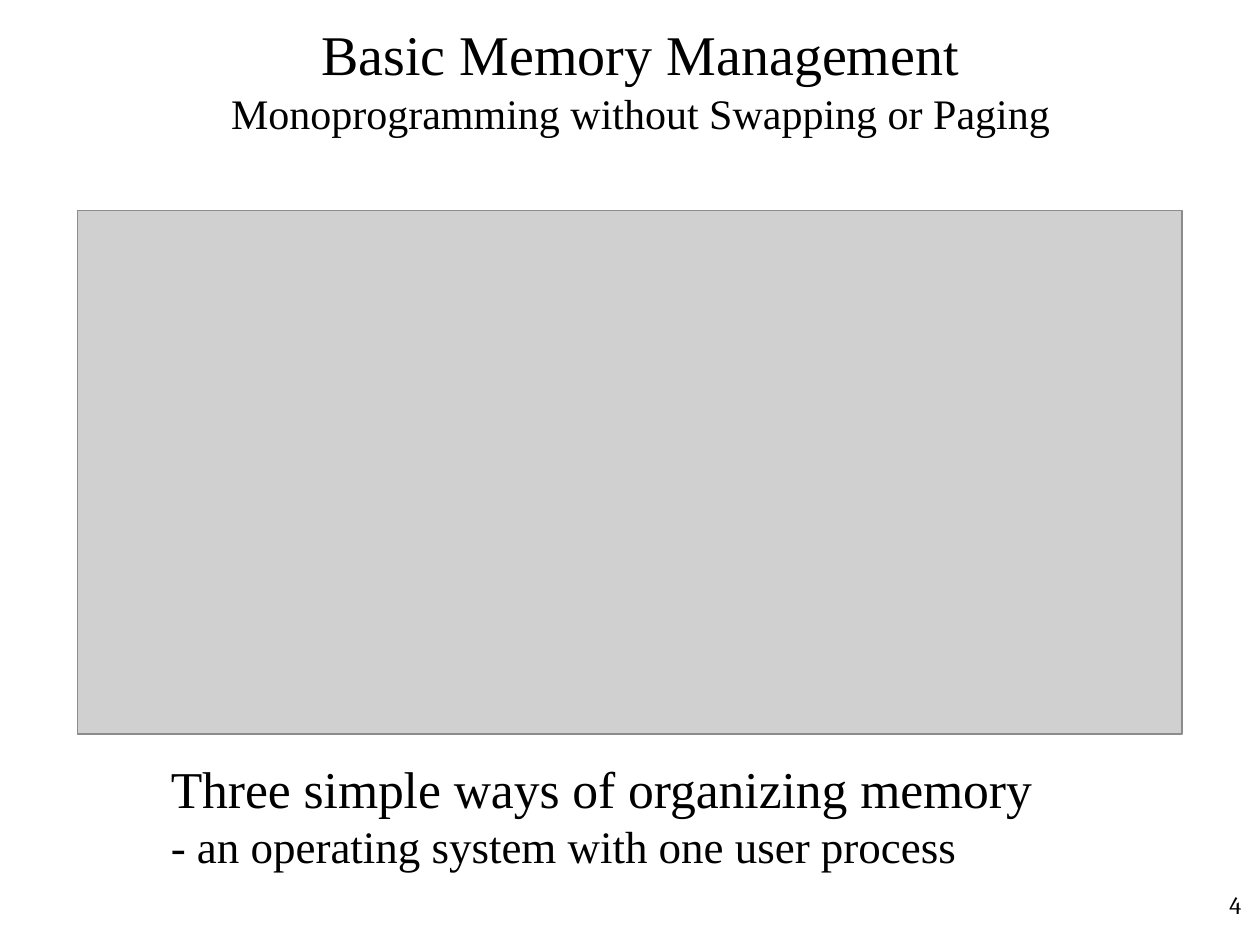
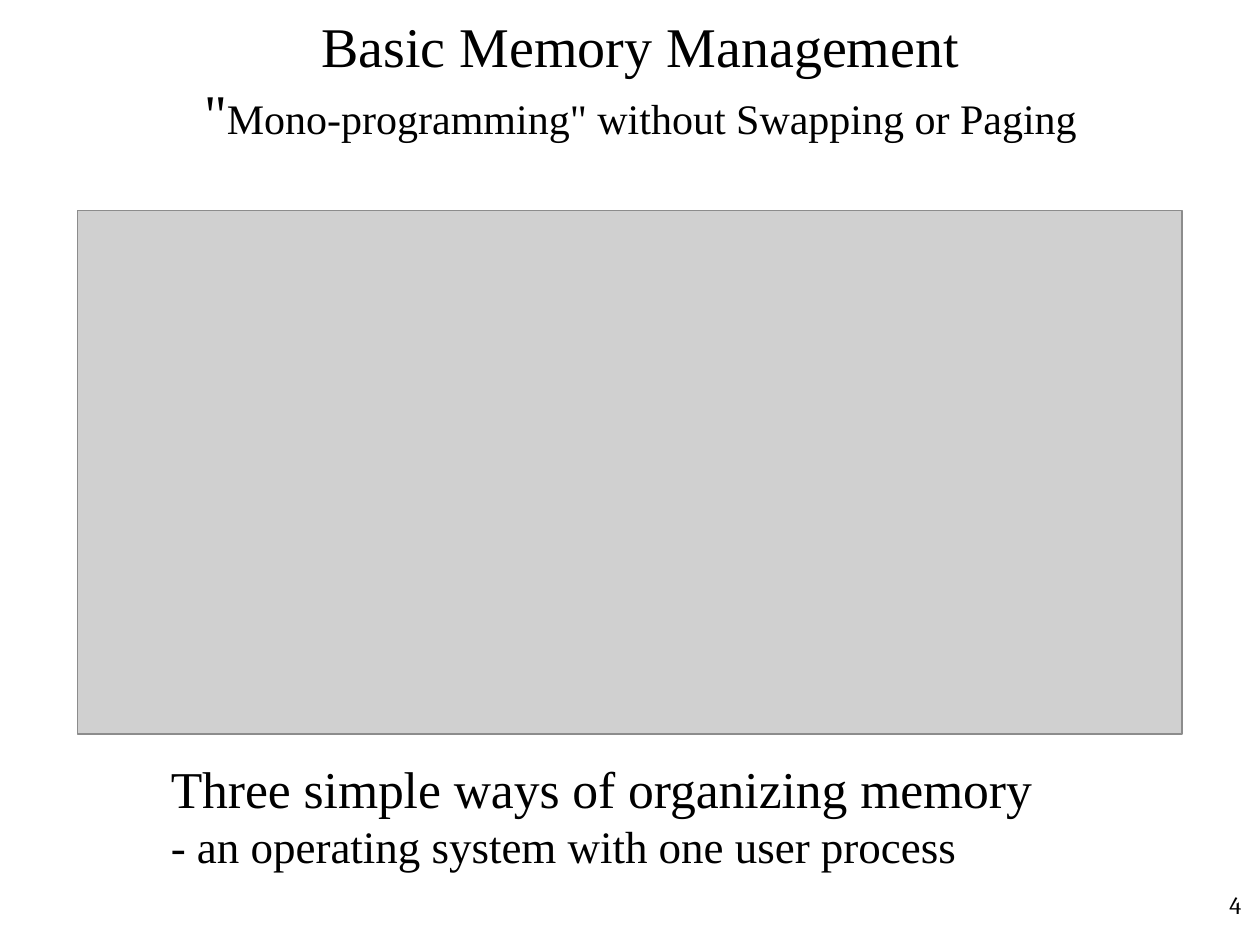
Before and after one commit to oscourse/oscourse.github.io, a slide deck: slide 4 of slides/virtual_memory_intro.pptx. Drawn at 1260x945 pixels with LibreOffice and Linux fonts; fonts in the diff are those of the drawing; grey boxes stand for pictures. Boxes give left, top, right and bottom in pixels: in the first picture for what was removed or moved away, otherwise in the second. Text is boxed around its words. In the diff, an @@ line names an element or a change of style, - is before the commit and + after.

```diff
--- a/slides/virtual_memory_intro.pptx
+++ b/slides/virtual_memory_intro.pptx
@@ title at <box>227,30,1077,143</box>: text changed @@
-Basic Memory Management
-Monoprogramming without Swapping or Paging
+Basic Memory Management
+"Mono-programming" without Swapping or Paging
```
Also in this commit, not shown: 2 other slides changed, 1 other file.
